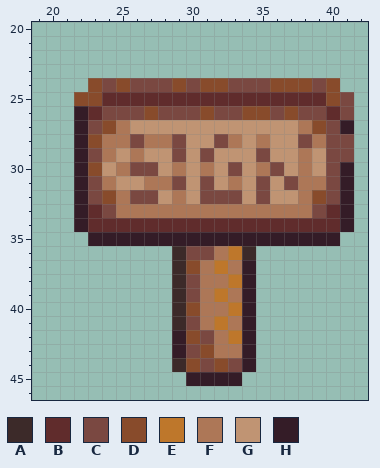
File history of a pixel-art file, Assets/Sprites/ase/environment.aseprite. Above, as it was before the edit.
64x64 pixels, 1 frame. Shown: x 19..42, y 20..46.
Palette (. is transparent): A #3c2a29  B #602c2c  C #7a4841  D #884b2b  E #be772b  F #ad7757  G #c09473  H #341c27
Pixels before, first column x 22:
24 .DCDCCCDCDDCCCDDDCD.
25 DDBBBBBBBBBBBBBBBBDC
26 HBCCCDCCCDCCDDCDCCBC
27 HCDFGGGGGGGGGGGGFDCH
28 HDFFCFFCGGCFGFGGCFCC
29 HCFGFGGCGCGGGCGGFGCC
30 HDGFCCGFGFGCGFCGFGCH
31 HCFGGFFCGCGFGCGCFFCH
32 HCDFCCGFGCCCGCGGFDCH
33 HBCFFFFFFFFFFFFFFCBH
34 HBBBBBBBBBBBBBBBBBBH
35 .HHHHHHHHHHHHHHHHHH.
36 .......ACCFEA.......
37 .......ADFEFH.......
38 .......ACFFEH.......
39 .......ACFEFH.......
40 .......ADFFEH.......
41 .......ACFEFH.......
42 .......HDCFEH.......
43 .......HCDFFH.......
44 .......ADCDCH.......
45 ........HHHH........
Once edited:
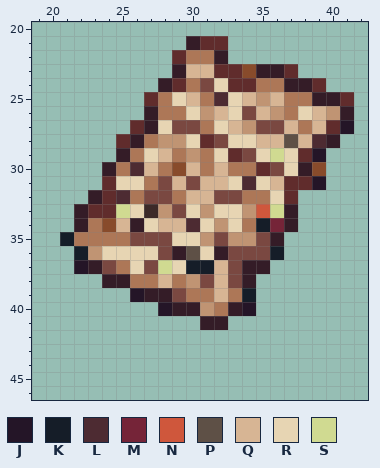
Colours new in this view: J #241527  K #151d28  L #4d2b32  M #752438  N #cf573c  P #5e5046  Q #d7b594  R #e7d5b3  S #d0da91
From old to new:
layer "mapObjects/map_guidepost" now hidden
layer "mapObjects/map_diary" added
Changed rows in their new state; - is an unchanged pixel.
first column x 21:
21 ---------HBB---------
22 --------BFFH---------
23 --------HQQBBDHHB----
24 --.....HBFCRBBFFHHB.-
25 -.....-FRQFLRQGQFFHHB
26 -.....HFFRGQRCQGFRQGH
27 -....BHRCCFRQ-CCQ-QBJ
28 -...BH-GGRB-RRQQPQLH.
29 -...H-RQF-FRBCRSRBJ..
30 -..H-LQFDQ-QFFB-RHD..
31 -..BRR-CQCQQRLRQBBJ..
32 -.HBLF-C-QQ--FFRB....
33 ---BSRAGCRGRRGNSH....
34 --FDQHRQQLRGRFKMH....
35 KFFFFCCCRRGCGGC-....-
36 -KGRRRRCHPRHCCCK-----
37 -JHCFRCSRKKQC-H------
38 ---HHFFQFGCQC--------
39 -----JHHCF-Q-K-------
40 -------JHHG-HJ-------
41 --------..HH..-------
42 --------......-------
43 --------......-------
44 --------......-------
45 ---------....--------
